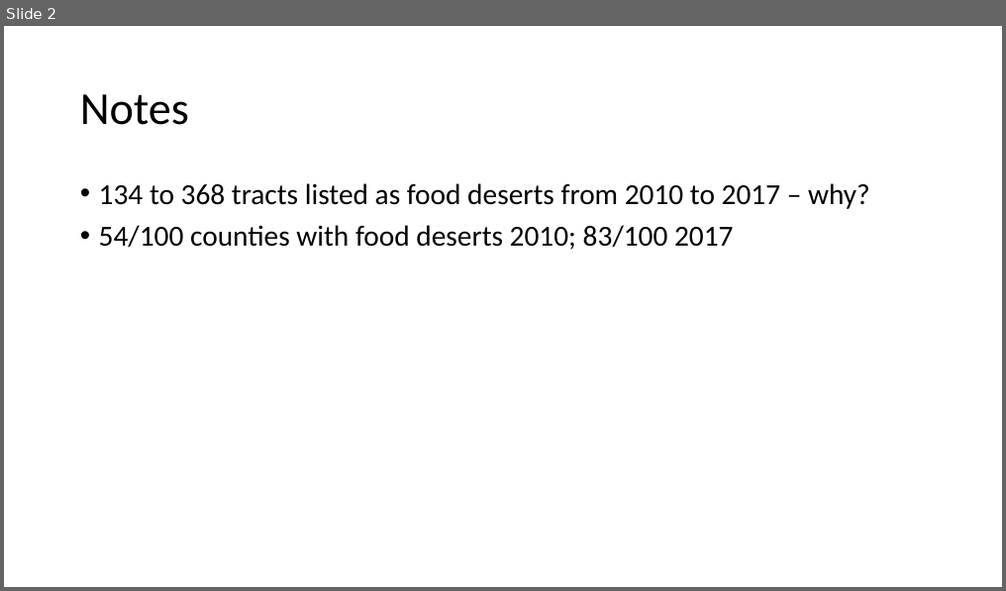
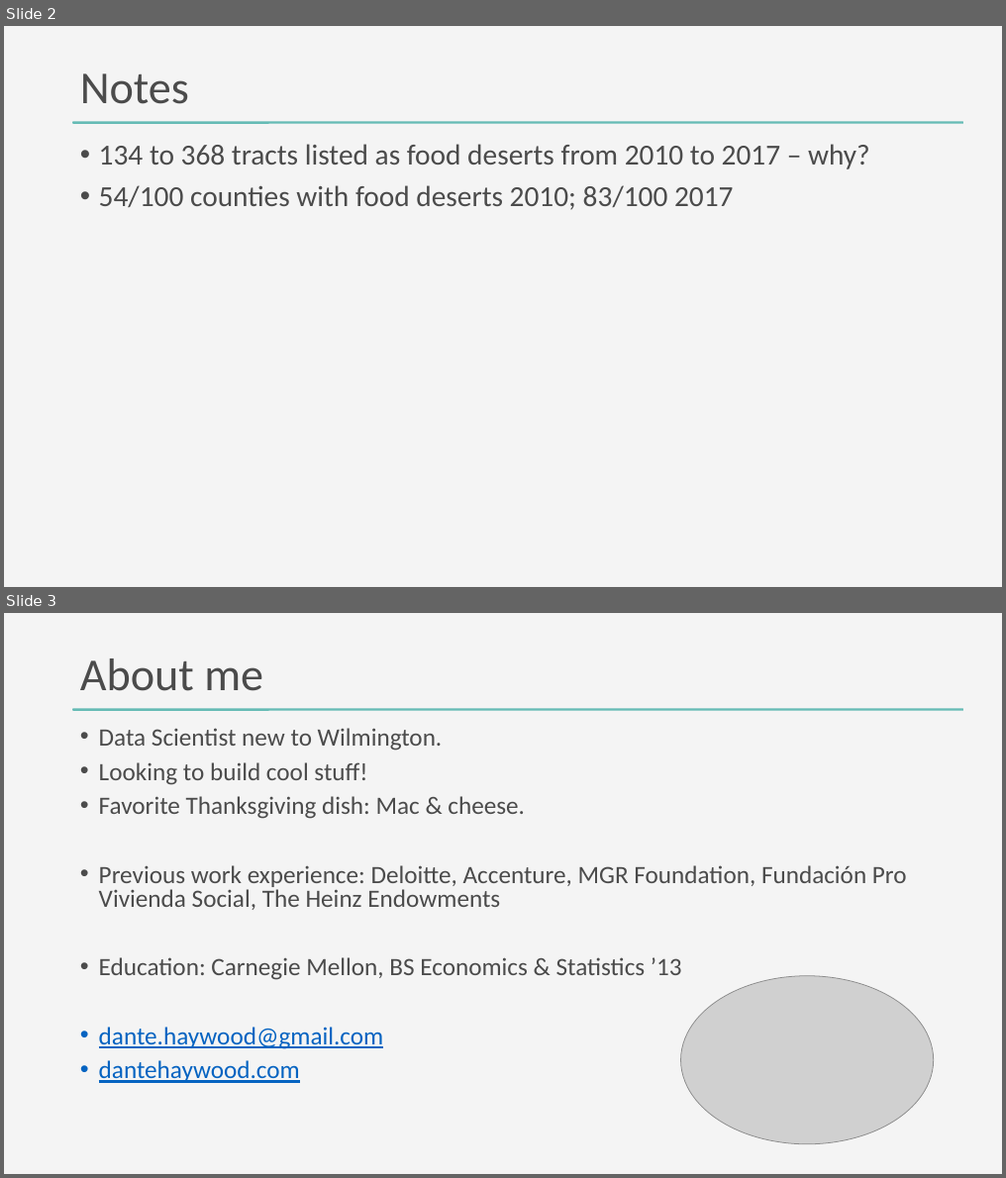
Before and after one commit to DanteHaywood/cfc_ds_screen, a slide deck: doc/2020_11_25_cfc_ds_technical_screen_haywood.pptx. Shown one above the other, each under a label of ours: slide 2 before the commit, slides 2 and 3 after it. The pictures are 1006x591 and 1006x1178 pixels, drawn with LibreOffice and Linux fonts; fonts in the diff are those of the drawing; grey boxes stand for pictures. Boxes give left, top, right and bottom in pixels: in the first picture for what was removed or moved away, otherwise in the second. Text is boxed around its words. In the diff, an @@ line names an element or a change of style, - is before the commit and + after.

```diff
--- a/doc/2020_11_25_cfc_ds_technical_screen_haywood.pptx
+++ b/doc/2020_11_25_cfc_ds_technical_screen_haywood.pptx
@@ slide 3 added at [4, 613, 1002, 1174], background #F4F4F4; not listed: 1 template element that a slide beside it also shows @@
@@ title added at [80, 659, 263, 691], 44 pt, text #4B4B4B @@
+About me
@@ text added at [99, 728, 907, 1083], 24 pt, text #4B4B4B @@
+• Data Scientist new to Wilmington.
+• Looking to build cool stuff!
+• Favorite Thanksgiving dish: Mac & cheese.
+• Previous work experience: Deloitte, Accenture, MGR Foundation, Fundación Pro Vivienda Social, The Heinz Endowments
+• Education: Carnegie Mellon, BS Economics & Statistics ’13
+• dante.haywood@gmail.com
+• dantehaywood.com
@@ picture added at [681, 976, 934, 1145] @@
@@ slide 2 changed as well @@
@@ background #FFFFFF to #F4F4F4 @@
@@ title "Notes" at [80, 74, 189, 104]: text colour #000000 to #4B4B4B @@
@@ text "134 to 368 tracts listed ...": place and size @@
-text "134 to 368 tracts listed ..." at [99, 183, 870, 250]
+text "134 to 368 tracts listed ..." at [99, 144, 870, 210]
@@ text "134 to 368 tracts listed ..." at [99, 144, 870, 210]: text colour #000000 to #4B4B4B @@
@@ rounded rectangle added at [73, 122, 963, 124], fill #65BBB5 @@
```
Also in this commit, not shown: 1 other slide changed, 20 other slides added, 7 other files.
